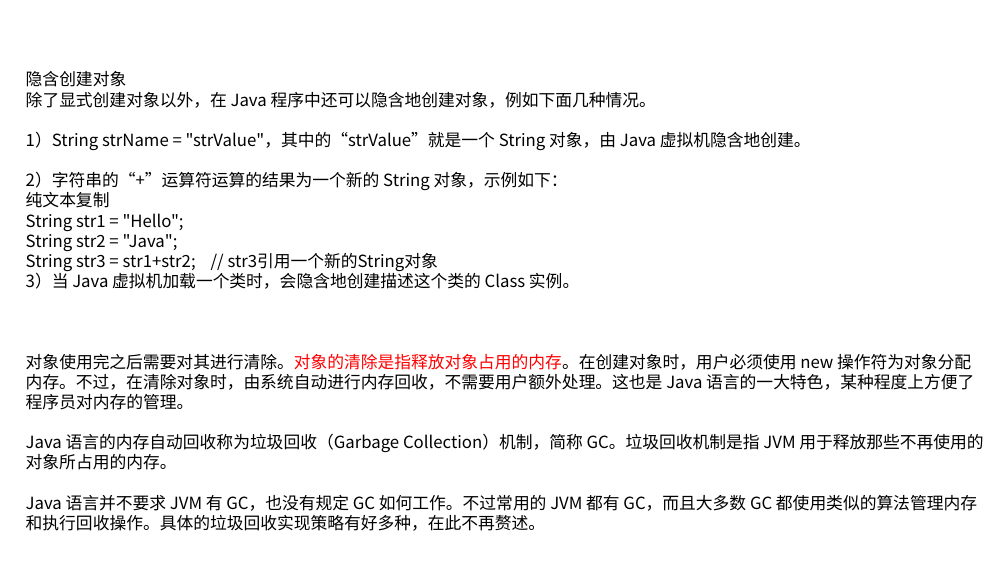
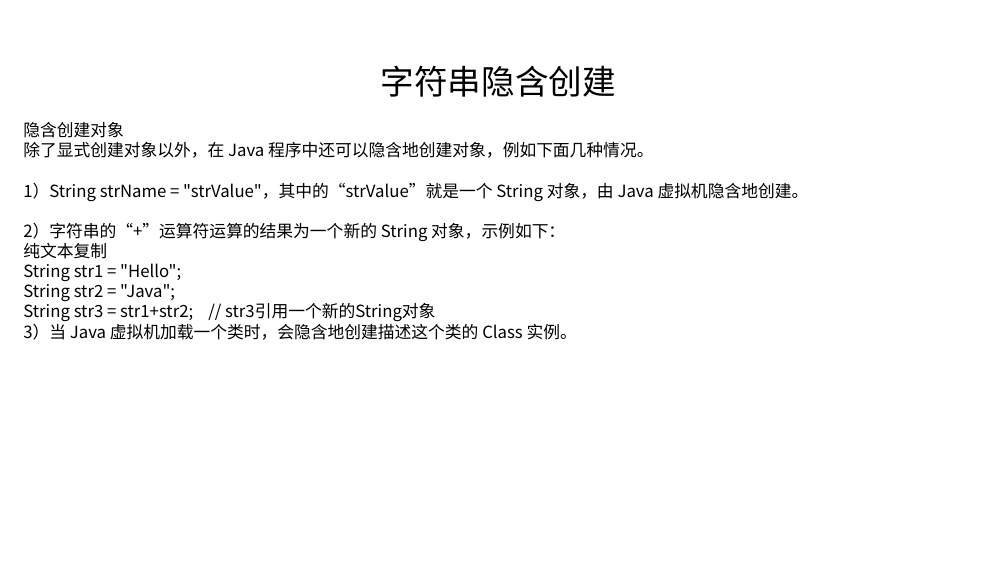
Before and after one commit to linkknown/PPT, a slide deck: slide 25 of 基础PPT/第2章：Java面向对象.pptx (slide 23 before the commit). Drawn at 1008x567 pixels with LibreOffice and Linux fonts; fonts in the diff are those of the drawing; background and template pictures are left out. Boxes give left, top, right and bottom in pixels: in the first picture for what was removed or moved away, otherwise in the second. Text is boxed around its words. In the diff, an @@ line names an element or a change of style, - is before the commit and + after.

```diff
--- a/基础PPT/第2章：Java面向对象.pptx
+++ b/基础PPT/第2章：Java面向对象.pptx
@@ text added at [381, 65, 616, 97], 32 pt, text #000000 @@
+字符串隐含创建
@@ text "隐含创建对象": place and size @@
-text "隐含创建对象" at [26, 71, 983, 531]
+text "隐含创建对象" at [23, 122, 809, 340]
@@ text at [26, 354, 983, 531]: paragraphs removed @@
-对象使用完之后需要对其进行清除。对象的清除是指释放对象占用的内存。在创建对象时，用户必须使用 new 操作符为对象分配内存。不过，在清除对象时，由系统自动进行内存回收，不需要用户额外处理。这也是 Java 语言的一大特色，某种程度上方便了程序员对内存的管理。
-Java 语言的内存自动回收称为垃圾回收（Garbage Collection）机制，简称 GC。垃圾回收机制是指 JVM 用于释放那些不再使用的对象所占用的内存。
-Java 语言并不要求 JVM 有 GC，也没有规定 GC 如何工作。不过常用的 JVM 都有 GC，而且大多数 GC 都使用类似的算法管理内存和执行回收操作。具体的垃圾回收实现策略有好多种，在此不再赘述。
```
Also in this commit, not shown: 17 other slides changed, 6 slides added, 1 slide removed, 1 other file.
